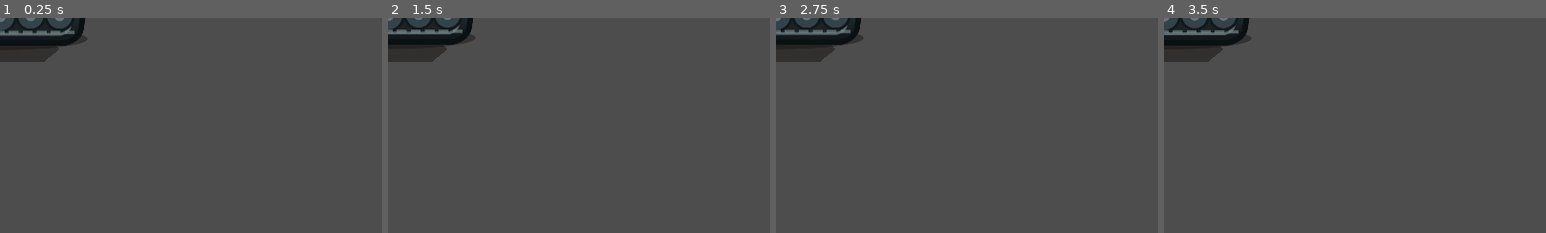
Above: before the commit, frames 1-4 (left to right).
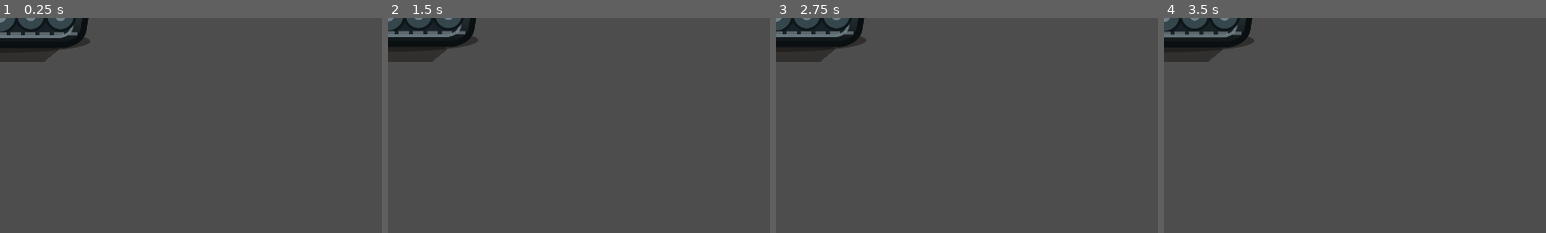
Above: after the commit, the same moments.

Repository: motomotoo1997-art/monster-quest
Game: Godot game, scene res://scenes/enemies/GoldBarTank.tscn
The game is run twice, just before and just after one commit, with the same random seed, the same clock (stepped at 60 frames per second) and the same inputs. This scene is started directly instead of the project's main scene.
Inputs (mouse positions are % of the whole screen's width and height, from its top left):
- Up to frame 1 (0.25 s): no input
- Up to frame 2 (1.5 s): tap Enter at 0.5 s; move the mouse to (72, 45) at 0.52 s; hold D (move_right) 0.53-1.28 s; tap E (ability_e) at 0.6 s; tap Space (dash) at 1.25 s; move the mouse to (30, 55) at 1.27 s; hold S (move_down) from 1.28 s (still down); tap Q (ability_q) at 1.35 s
- Up to frame 3 (2.75 s): tap Enter at 2 s; move the mouse to (60, 28) at 2.02 s; release S (move_down) at 2.03 s; hold D (move_right) from 2.03 s (still down); tap R (ability_r) at 2.1 s
- Up to frame 4 (3.5 s): move the mouse to (45, 70) at 2.77 s; release D (move_right) at 2.78 s; hold W (move_up) from 2.78 s (still down); tap 1 (build_1) at 2.85 s
The pictures show only the part of the screen within x 0-50%, y 0-50%; the shares and areas given below are measured in that part.

The runs differ from the first frame. In frame 1, 1.0% of the frame differs, in the area x 0-24%, y 0-15%; in frame 2, 0.9%; in frame 3, 0.9%; in frame 4, 0.8%.

Commit message:
art: switch Gold Bar Tank to v3 atlas

Diff:
--- a/gold-rush-roguelike/scenes/enemies/GoldBarTank.tscn
+++ b/gold-rush-roguelike/scenes/enemies/GoldBarTank.tscn
@@ -8,7 +8,7 @@
 [ext_resource type="PackedScene" path="res://scenes/combat/Projectile.tscn" id="6_projectile"]
 [ext_resource type="PackedScene" path="res://scenes/enemies/GoldHopper.tscn" id="7_hopper"]
 [ext_resource type="PackedScene" path="res://scenes/enemies/FlyingGoldDisc.tscn" id="8_disc"]
-[ext_resource type="Texture2D" path="res://assets/sprites/enemies/boss_views_v2.svg" id="9_texture"]
+[ext_resource type="Texture2D" path="res://assets/sprites/enemies/boss_views_v3.svg" id="9_texture"]
 [ext_resource type="Texture2D" path="res://assets/vfx/radial_energy_light.svg" id="10_light"]
 
 [sub_resource type="RectangleShape2D" id="BodyShape"]
